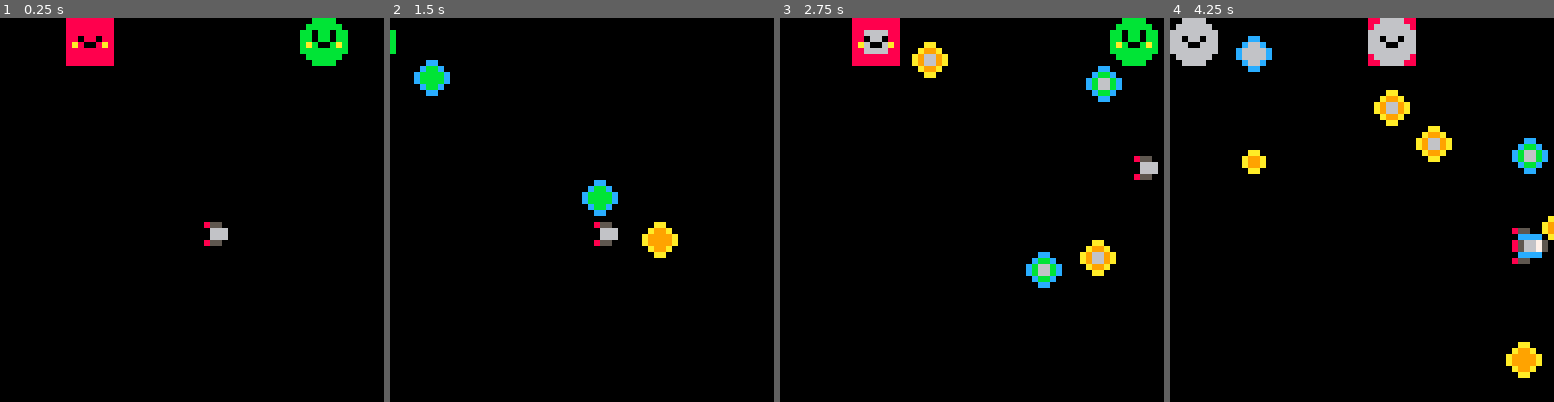
Above: before the commit, frames 1-4 (left to right).
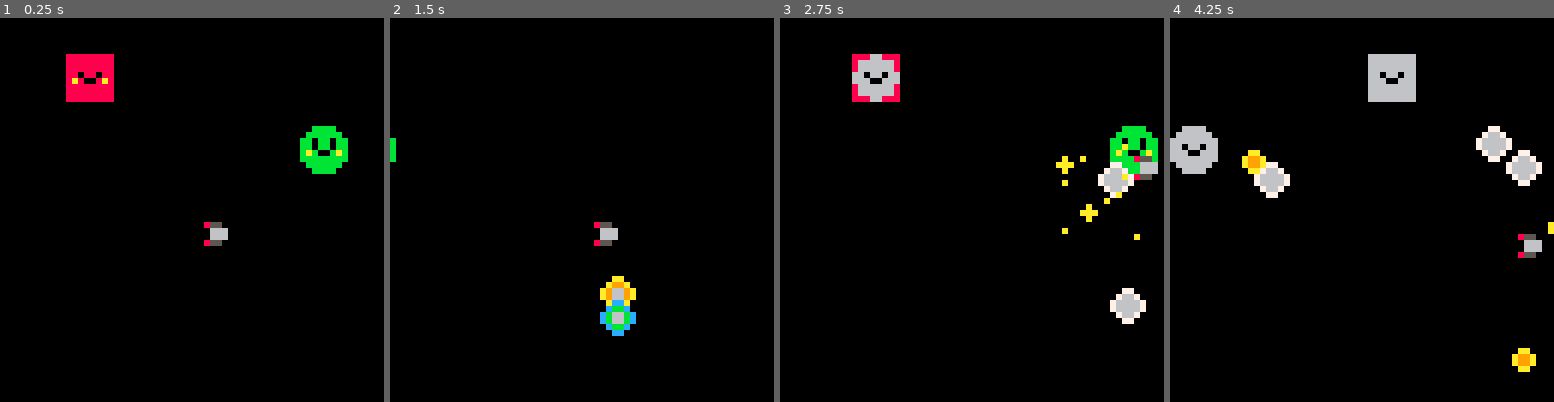
Above: after the commit, the same moments.

Repository: matheusmortatti/LOWREZJAM2020
Game: PICO-8 cartridge template.p8
Two runs of this game, one before a commit and one after it. Both use one fixed random seed, a clock stepped at 60 frames per second and the inputs below.
Inputs:
- Up to frame 1 (0.25 s): no input
- Up to frame 2 (1.5 s): tap X (X key) at 0.33, 1.07 s; tap O (Z key) at 0.7 s
- Up to frame 3 (2.75 s): hold Right 1.6-2.1 s; tap O (Z key) at 1.7, 2.1, 2.5 s; tap X (X key) at 1.85 s; hold Up 2.15-2.42 s; hold Right from 2.47 s (still down)
- Up to frame 4 (4.25 s): tap O (Z key) every 0.4 s from 2.9 to 4.1 s; tap X (X key) at 2.97, 4.08 s; release Right at 3.03 s; hold Left 3.08-3.58 s; hold Down 3.63-3.97 s; hold Right from 4.02 s (still down)

The runs differ from the first frame. In frame 1, 4.4% of the frame differs, in the area x 17-91%, y 0-41%; in frame 2, 3.0%; in frame 3, 8.3%; in frame 4, 9.4%, in the area x 0-100%, y 0-94%.

Commit message:
changed 'changeable' to use a single sprite instead of multiple, using radial change

Diff:
--- a/template.p8
+++ b/template.p8
@@ -815,14 +815,14 @@
 		self.a, self.size, self.ignore)
 end
 
-function turnable:renderrot(sprite, pos, a, size, ignore)
+function turnable:renderrot(sprite, pos, a, size, ignore, r)
   self:rspr(8*sprite%128,
   	flr(sprite/16)*8,
   	pos.x, pos.y,
-  	a/360, size, ignore)
-end
-
-function turnable:rspr(sx,sy,x,y,a,w,ignore)
+  	a/360, size, ignore, r)
+end
+
+function turnable:rspr(sx,sy,x,y,a,w,ignore,r)
   local ca,sa=cos(a),sin(a)
   local srcx,srcy
   local ddx0,ddy0=ca,sa
@@ -832,12 +832,17 @@
   sa*=w-0.5
   local dx0,dy0=sa-ca+w,-ca-sa+w
   w=2*w-1
+  r=r or w
+
   for ix=0,w do
       srcx,srcy=dx0,dy0
       for iy=0,w do
           if band(bor(srcx,srcy),mask)==0 then
               local c=sget(sx+srcx,sy+srcy)
-              if (not ignore) or (not ignore(self,c,x+ix,y+iy,sx+srcx,sy+srcy)) then
+              local dist=sqrt((ix-w/2)^2 + (iy-w/2)^2)
+              if ((not ignore) or
+                 (not ignore(self,c,x+ix,y+iy,sx+srcx,sy+srcy))) and
+                 (dist < r) then
               		pset(x+ix,y+iy,c)
               end
           end
@@ -857,16 +862,18 @@
 -------------------------------
 
 changeable=turnable:extend({
-			 sprchange={}
+			 sprchange=0
 })
 
 function changeable:render()
 		self:renderrot(self.sprite, self.pos, self.a, self.size, self.ignorebase)
-		currchange=self.sprchange[flr(#self.sprchange*(
-		self:getcurrchange()))]
-		if currchange ~= nil then
-			self:renderrot(currchange, self.pos, self.a, self.size, self.ignoreoverlay)
-		end
+    local cc=self:getcurrchange()
+    self:renderrot(self.sprchange, self.pos, self.a, self.size, self.ignoreoverlay, self.size * 8 * cc)
+		-- currchange=self.sprchange[flr(#self.sprchange*(
+		-- self:getcurrchange()))]
+		-- if currchange ~= nil then
+		-- 	self:renderrot(currchange, self.pos, self.a, self.size, self.ignoreoverlay)
+		-- end
 end
 
 function changeable:getcurrchange()
@@ -1089,7 +1096,7 @@
     t=0,
     lifetime=30,
 
-    sprchange={8,9,10},
+    sprchange=10,
     changetime=10,
     currchange=0,
 
@@ -1245,9 +1252,9 @@
 
 npc=changeable:extend({
 		speed=1,
-				reloadtime=10,
-				reloadthresh=10,
-				randomshotoffset=10,
+    reloadtime=30,
+    reloadthresh=10,
+    randomshotoffset=10,
 
     hitbox=box(0,0,8,8),
     sprite=4,
@@ -1257,7 +1264,7 @@
     lastshot=0,
     player=nil,
 
-    sprchange={5,6,7},
+    sprchange=7,
     changetime=180,
 
     tags={"npc"},
@@ -1354,7 +1361,8 @@
 friend=npc:extend({
     sprite=11,
     randomshotoffset=25,
-    bullet=friendbullet
+    bullet=friendbullet,
+    sprchange=6
 })
 
 -------------------------------
@@ -1405,17 +1413,19 @@
 				{
 						class=enemy,
 						data=function() return {
-								pos=v(0,0),
+								pos=v(0,rnd(20)),
 								speed=rnd(2),
-								vel=v(1,0)
+								vel=v(1,0),
+                reloadtime=rnd(5) + 25
 						} end
 				},
 				{
 						class=friend,
 						data=function() return {
-								pos=v(screen_size,0),
+								pos=v(screen_size,rnd(20)),
 								speed=rnd(2),
-								vel=v(-1,0)
+								vel=v(-1,0),
+                reloadtime=rnd(5) + 10
 						} end
 				},
 		},
@@ -1427,7 +1437,8 @@
 						data=function() return {
 								pos=v(0,0),
 								speed=rnd(2),
-								vel=v(1,0)
+								vel=v(1,0),
+                reloadtime=rnd(5) + 25
 						} end
 				},
 				{
@@ -1435,7 +1446,8 @@
 						data=function() return {
 								pos=v(screen_size,0),
 								speed=rnd(2),
-								vel=v(-1,0)
+								vel=v(-1,0),
+                reloadtime=rnd(5) + 10
 						} end
 				}
 		}
